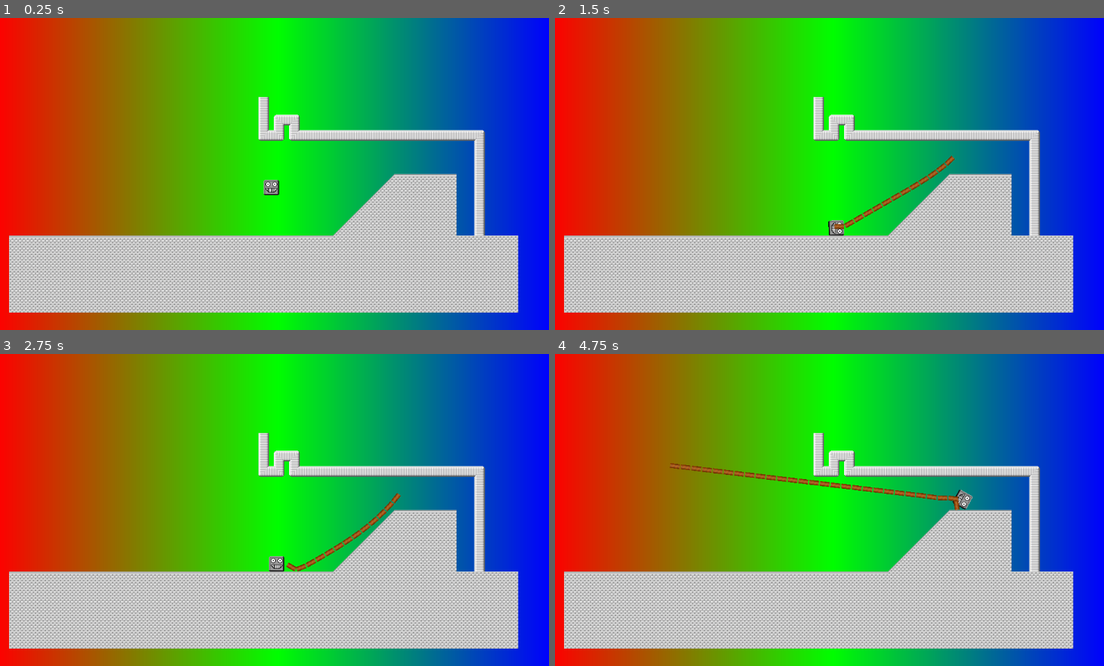
Above: before the commit, frames 1-4 (two rows, left to right).
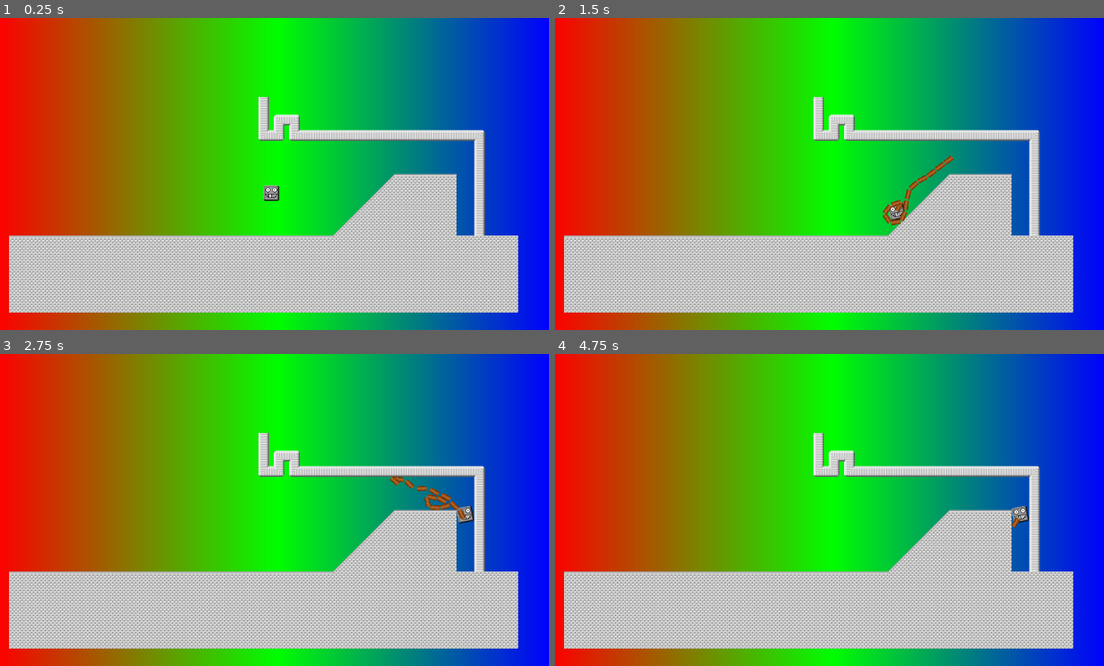
Above: after the commit, the same moments.

Repository: DedFishy/gmtk2025
Game: Godot game, scene res://common.tscn
Same seed, same stepped clock (60 frames per second), same inputs: the game is played once before the commit and once after it.
Inputs (mouse positions are in pixels of both pictures, inside the frame that each line leads up to):
- Up to frame 1 (0.25 s): no input
- Up to frame 2 (1.5 s): move the mouse to (950, 158) at 0.52 s; hold S (crouch) 0.53-1.28 s; hold D (right) from 0.53 s (still down); click (950, 158) at 0.6 s; tap W (jump) at 0.77, 1.07 s; move the mouse to (714, 189) at 1.27 s; tap S (crouch) at 1.35 s
- Up to frame 3 (2.75 s): tap W (jump) at 1.52, 1.55, 1.82 s; move the mouse to (329, 441) at 2.02 s; release D (right) at 2.03 s; hold A (left) from 2.03 s (still down); hold W (jump) from 2.03 s (still down); click (329, 441) at 2.3 s
- Up to frame 4 (4.75 s): move the mouse to (796, 572) at 2.77 s; release A (left) at 2.78 s; release W (jump) at 2.78 s; hold D (right) 2.78-4.28 s; right-click (796, 572) at 2.85 s; tap W (jump) at 3.02, 3.32, 4.52 s; tap S (crouch) at 3.05, 4.35 s; move the mouse to (994, 556) at 3.52 s; hold W (jump) 3.53-4.28 s; click (994, 556) at 3.6 s; tap Enter at 4.25 s; move the mouse to (659, 463) at 4.27 s; hold A (left) from 4.28 s (still down); click (659, 463) at 4.55 s

The runs differ from the first frame. In frame 1, 0.2% of the frame differs, in the area x 47-51%, y 51-59%; in frame 2, 0.8%; in frame 3, 1.0%; in frame 4, 1.1%, in the area x 20-87%, y 34-56%.

Commit message:
Fixed boynes stupididity

Diff:
--- a/Scripts/GrappleHookGen.gd
+++ b/Scripts/GrappleHookGen.gd
@@ -37,7 +37,6 @@
 		joints.append(joint)
 		add_child(joints[i])
 
-	var startingAnchor = StaticBody2D.new()
 	var endingAnchor = StaticBody2D.new()
 
 	endingAnchor.add_child(CollisionShape2D.new())
@@ -55,7 +54,7 @@
 	endingJoint.node_a = segments[segments.size()-1].get_path()
 	endingJoint.node_b = endingAnchor.get_path()
 
-	startingJoint.position = Vector2(startingNode.position.x + spawnOffset/2.0, startingNode.position.y + spawnOffset/2)
+	startingJoint.position = Vector2(startingNode.position.x + spawnOffset/2.0, startingNode.position.y + spawnOffset/2.0)
 	endingJoint.position = Vector2(endingPose.x + segmentSize.x * 1.1, endingPose.y + segmentSize.y * 1.1)
 
 	add_child(startingJoint)
--- a/Scripts/PlayerController.gd
+++ b/Scripts/PlayerController.gd
@@ -1,13 +1,14 @@
-extends RigidBody2D
+extends CharacterBody2D
 
-const crouch_power = 100
+const crouch_power = 200
 const jump_power = 500
+const gravity = 1200
 
 const jump_raycast_distance = 50;
 
-const max_horizontal_velocity = 2000;
+const max_horizontal_velocity = 800;
 
-const velocity_dampen = 0.8;
+const velocity_dampen = 1;
 
 const max_grapple_distence = 500
 
@@ -15,71 +16,51 @@
 	if event.is_action_pressed("jump"):
 		pass
 
-
 func _physics_process(delta: float) -> void:
 	var horizontal_input = Input.get_action_strength("right") - Input.get_action_strength("left")
 	var vertical_input = -Input.get_action_strength("crouch") * crouch_power
-	var floor_normal = 0
+	var floor_normal = Vector2.UP
+	if is_on_floor():
+		floor_normal = get_floor_normal()
+		var target_rotation = floor_normal.angle() + PI / 2
+		rotation = lerp_angle(rotation, target_rotation, 5 * delta)
 
-	var is_on_floor = do_jump_raycast()
-	if is_on_floor:
-		floor_normal = get_collision_tile_at_position(is_on_floor) * PI
-		var target_rotation = floor_normal
-		rotation = lerp_angle(rotation, target_rotation, 1 * delta)
-		print(rad_to_deg(target_rotation))
-		print("VS")
-		print(rad_to_deg(rotation))
+	var floor_tangent = Vector2(-floor_normal.y, floor_normal.x).normalized()
 
-	var floor_tangent = Vector2.RIGHT.rotated(floor_normal)
+	velocity.y += gravity * delta
+	velocity.y -= vertical_input * delta
 
-	linear_velocity.y -= vertical_input * delta
-
-	if Input.is_action_just_pressed("jump") and is_on_floor:
-		linear_velocity.y -= jump_power
+	if Input.is_action_just_pressed("jump") and do_jump_raycast():
+		velocity.y -= jump_power
 
 	if horizontal_input != 0:
 		var desired_velocity = floor_tangent * horizontal_input * max_horizontal_velocity
 		print(desired_velocity)
-		linear_velocity.x = lerp(linear_velocity.x, desired_velocity.x, .5 * delta)
+		velocity.x = lerp(velocity.x, desired_velocity.x, .5 * delta)
+		print(velocity.x)
 	else:
-		linear_velocity.x *= velocity_dampen * delta
-
+		velocity.x *= velocity_dampen * delta
 
 	if GrappleHookGen.hookExists():
 		var averageSegmentDistence = GrappleHookGen.getAverageDistenceBetweenSegments()
-		var forceDir = GrappleHookGen.getEndPointPose().normalized()
-		if(averageSegmentDistence < 22):
+		var forceDir = GrappleHookGen.getEndPointPose().normalized() * -1
+		if(averageSegmentDistence < 25):
 			forceDir *= 0
 		else:
 			forceDir *= averageSegmentDistence
-		var velocityMod = Vector2(10, 10) * forceDir
-		var velocityModMag = velocityMod.length()
-		velocityMod *= -1
-		if velocityModMag > 1000:
-			velocityModMag = 1000
-		print(velocityMod)
-		#linear_velocity += velocityMod
+		velocity += Vector2(5, 5) * -forceDir * delta
 
+	move_and_slide()
 
 	shoot_grapple()
 
-func do_jump_raycast():
+func do_jump_raycast() -> bool:
 	var space_state = get_world_2d().direct_space_state
 	# use global coordinates, not local to node
 	var end_position = position
 	end_position.y += $PlayerShape.shape.get_size().y
 	var query = PhysicsRayQueryParameters2D.create(position, end_position)
-	var query_result = space_state.intersect_ray(query);
-	if query_result.is_empty(): return null
-	return query_result.get(query_result.keys()[0])
-
-func get_collision_tile_at_position(position: Vector2) -> float:
-	var tile_layer = get_tree().get_current_scene().get_node("CollidingLayer")
-	var tile_coord = tile_layer.local_to_map(tile_layer.to_local(position))
-	var tile = tile_layer.get_cell_tile_data(tile_coord)
-	if not tile: return 0
-	var slope_rad = tile.get_custom_data("SlopeRadians")
-	return slope_rad
+	return !space_state.intersect_ray(query).is_empty()
 
 func shoot_grapple():
 	# Add manual hook delete button or maybe a time out, probably just make the last one clear when new one maid, or maybe even spawn allow for more then one hook
--- a/common.tscn
+++ b/common.tscn
@@ -54,10 +54,10 @@
 2:1/0/physics_layer_0/polygon_0/points = PackedVector2Array(16, 16, 16, -16, -16, -16, -16, 16)
 3:1/0 = 0
 3:1/0/physics_layer_0/polygon_0/points = PackedVector2Array(16, -16, 16, 16, -16, 16)
-3:1/0/custom_data_0 = -0.25
+3:1/0/custom_data_0 = 0.25
 1:2/0 = 0
 1:2/0/physics_layer_0/polygon_0/points = PackedVector2Array(-16, -16, 16, 16, -16, 16)
-1:2/0/custom_data_0 = 0.25
+1:2/0/custom_data_0 = -0.25
 2:2/0 = 0
 2:2/0/physics_layer_0/polygon_0/points = PackedVector2Array(16, -16, -16, -16, -16, 16)
 3:2/0 = 0
@@ -100,7 +100,7 @@
 
 [node name="Camera2D" type="Camera2D" parent="."]
 
-[node name="Player" type="RigidBody2D" parent="."]
+[node name="Player" type="CharacterBody2D" parent="."]
 script = ExtResource("2_eidl8")
 
 [node name="PlayerSprite" type="AnimatedSprite2D" parent="Player"]
